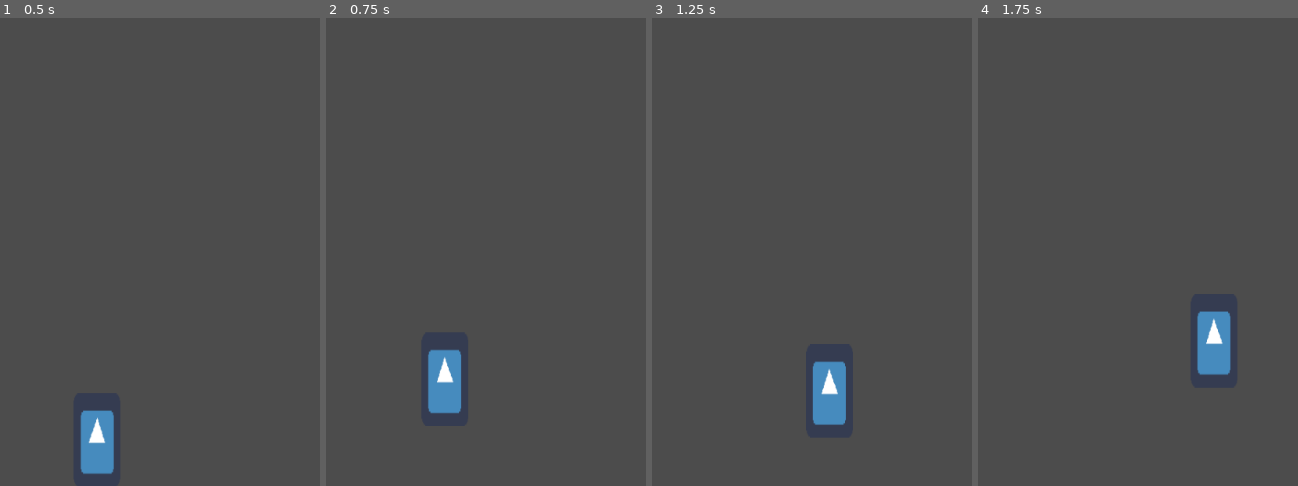
Above: before the commit, frames 1-4 (left to right).
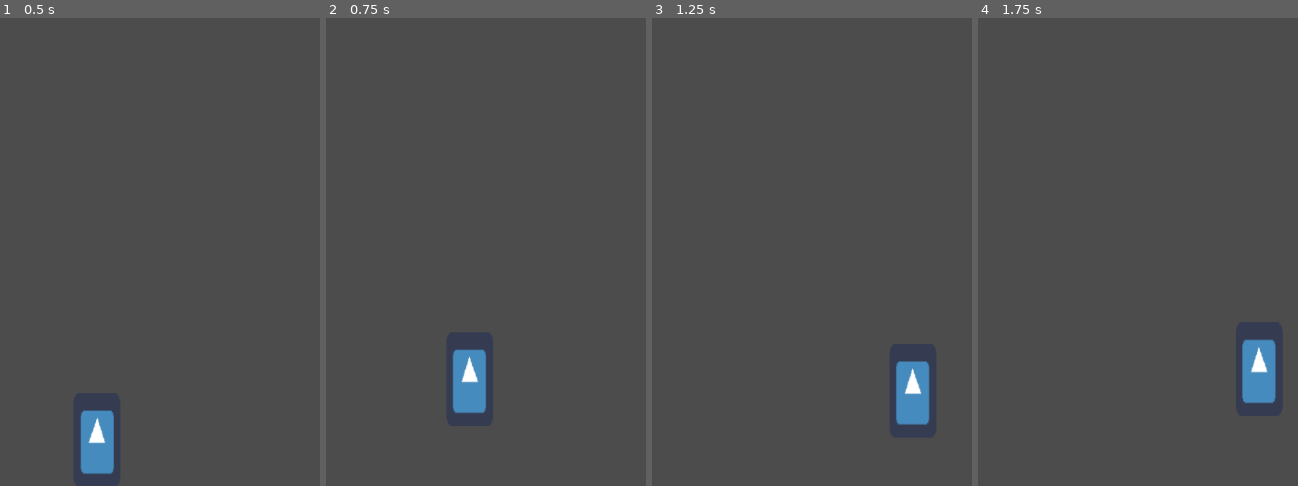
Above: after the commit, the same moments.

Repository: Luxxdev/GameJamPlus
Game: Godot game, scene res://Scenes/TestScene.tscn
Two runs of this game, one before a commit and one after it. Both use one fixed random seed, a clock stepped at 60 frames per second and the inputs below. The engine's default icon, where the game draws it, is replaced by a stand-in: a white triangle on a blue panel in a dark square.
Inputs:
- Up to frame 1 (0.5 s): no input
- Up to frame 2 (0.75 s): tap Enter at 0.5 s; hold Right (ui_right) from 0.53 s (still down); hold Space (Jump) from 0.53 s (still down)
- Up to frame 3 (1.25 s): keep holding Right (ui_right); keep holding Space (Jump)
- Up to frame 4 (1.75 s): keep holding Right (ui_right); release Space (Jump) at 1.28 s; tap Space (Jump) at 1.35, 1.52 s

Frame 1 is identical in both runs. In frame 2, 2.1% of the frame differs, in the area x 31-50%, y 70-85%; in frame 3, 2.8%; in frame 4, 2.9%, in the area x 68-94%, y 62-83%.

Commit message:
player improvements

Diff:
--- a/Objects/Player.tscn
+++ b/Objects/Player.tscn
@@ -1,7 +1,8 @@
 [gd_scene load_steps=7 format=2]
 
 [ext_resource path="res://icon.png" type="Texture" id=1]
-[ext_resource path="res://PlayerScript.gd" type="Script" id=2]
+[ext_resource path="res://Scripts/PlayerScript.gd" type="Script" id=2]
+
 
 [sub_resource type="CapsuleShape2D" id=1]
 
--- a/PlayerScript.gd
+++ b/Scripts/PlayerScript.gd
@@ -12,14 +12,18 @@
 var canPlay = true
 var inputEnabled = true
 var moveDir = Vector2(-1,0)
-var friction = true
+var noMovementInput = true
 var walking = false
 var acceleration = 75
 var maxSpeed = 150
 var canJump = true
 var justJumped = false
-var jumpHeight = -500
-var airAcceleration = 50
+var jumpHeight = 500
+#var airAcceleration = 50
+var currentCoyote = 0
+var maxCoyote = 0.2
+var jumpDirection = Vector2(0,-1)
+var wallDirection = 0
 onready var sprite = $Sprite
 onready var animPlayer = $AnimationPlayer
 onready var wallraycast = $WallRaycast
@@ -27,67 +31,100 @@
 onready var raycastSide2 = $WallRaycast/RayCastSides2
 onready var raycastUp = $RayCastUp
 
-func _physics_process(delta):
+func _physics_process(_delta):
 	#motion.y = min(motion.y+gravity, maxGravity)
-	if !canMove:
+	if !is_on_floor():
+		currentCoyote += _delta
+		if currentCoyote > maxCoyote:
+			canJump = false
+
+	moveDir = Vector2(0,0)
+#	if !canMove:
+#		if is_on_floor():
+#			animPlayer.play("Idle")
+#		else:
+#			animPlayer.play("Fall")
+	if Input.is_action_pressed("ui_right") and inputEnabled:
+		moveDir.x = 1
+		move()
+	elif Input.is_action_pressed("ui_left") and inputEnabled:
+		moveDir.x = -1
+		move()
+	if Input.is_action_pressed("ui_up") and _check_is_valid_wall() and inputEnabled:
+		moveDir.y = -1
+#		moveDir.x = 0
+		move()
+	elif Input.is_action_pressed("ui_down") and _check_is_valid_wall() and inputEnabled:
+		moveDir.y = 1
+#		moveDir.x = 0
+		move()
+
+	if moveDir == Vector2(0,0):
 		if is_on_floor():
 			animPlayer.play("Idle")
 		else:
 			animPlayer.play("Fall")
 
-	elif Input.is_action_pressed("ui_right") and inputEnabled:
-		moveDir.x = 1
-		move()
-	elif Input.is_action_pressed("ui_left") and inputEnabled:
-		moveDir.x = -1
-		move()
-	elif Input.is_action_pressed("ui_up") and _check_is_valid_wall() and inputEnabled:
-		moveDir.y = -1
-		moveDir.x = 0
-		move()
-	elif Input.is_action_pressed("ui_down") and _check_is_valid_wall() and inputEnabled:
-		moveDir.y = 1
-		moveDir.x = 0
-		move()
-	else:
-		animPlayer.play("Idle")
-		friction = true
+		noMovementInput = true
 		walking = false
+#		elif _check_is_valid_wall():
+#			animPlayer.play("IdleWall")
 
-	if Input.is_action_pressed("Jump") and inputEnabled:
-		Jump()
 
 	if _check_is_valid_wall() or raycastUp.is_colliding():
 		canJump = true
-		if !walking:
-			motion.y = 0
-		#motion.y += 0
+		currentCoyote = 0
+		if moveDir.y == -1:
+			if motion.y > 0:
+				motion.y = 0
+		elif moveDir.y == 1:
+			if motion.y < 0:
+				motion.y = 0
+		elif moveDir.x != 0:
+			if motion.y < 0:
+				motion.y = 0
+			if motion.y > 0:
+				motion.y = 0
+		else:
+			if motion.y > 0:
+				motion.y -= gravity
+			elif motion.y < 0:
+				motion.y += gravity
 	else:
 		motion.y += gravity
 		sprite.flip_v = false
 
+	if Input.is_action_just_pressed("Jump") and inputEnabled:
+		Jump()
+
 	if is_on_floor() or raycastUp.is_colliding():
 		canJump = true
+		currentCoyote = 0
 		sprite.flip_v = false
-		if (friction):
+		if (moveDir.x == 0):
 			motion.x = lerp(motion.x, 0, 0.2)
+		if raycastUp.is_colliding():
+			jumpDirection.y = 0.5
+	else:
+		jumpDirection.y = -1
 
-	if _check_is_valid_wall() and friction:
+
+	if _check_is_valid_wall() and noMovementInput:
 		motion.y = lerp(motion.y, 0, 0.2)
 	motion = move_and_slide(motion, UP)
 
 func move():
 #	if invertControls:
 #		move_dir *= -1
-	if moveDir.x > 0:
+	if moveDir.x > 0 and motion.x < maxSpeed:
 		motion.x = min(motion.x+acceleration, maxSpeed)
 		sprite.flip_h = true
 		animPlayer.play("Run")
-	elif moveDir.x < 0:
+	elif moveDir.x < 0 and motion.x > -maxSpeed:
 		motion.x = max(motion.x-acceleration, -maxSpeed)
 		sprite.flip_h = false
 		animPlayer.play("Run")
-	elif moveDir.y > 0:
+	if moveDir.y > 0:
 		motion.y = min(motion.y+acceleration, maxSpeed)
 		animPlayer.play("Climb")
 		#rodar o player na parede? 90º
@@ -97,17 +134,24 @@
 		sprite.flip_v = false
 		animPlayer.play("Climb")
 		# rodar -90º?
-	friction = false
+	noMovementInput = false
 	walking = true
 
 func Jump():
 	if canJump:
-		motion.y = jumpHeight
-		if _check_is_valid_wall() && walking:
-			motion.x = maxSpeed*15*(moveDir.x)
+		if _check_is_valid_wall():
+			print(wallDirection)
+			jumpDirection.x = wallDirection
+			motion.x = maxSpeed*3*(jumpDirection.x)
+		else:
+			jumpDirection.x = moveDir.x * 2
+			motion.x = maxSpeed*(jumpDirection.x)
+			print(jumpDirection.x)
+
+		motion.y = jumpDirection.y * jumpHeight
 		#$JumpSound.play()
 		canJump = false
-		acceleration = airAcceleration
+#		acceleration = airAcceleration
 #		justJumped = true
 #		yield(get_tree().create_timer(maxCoyoteTime), "timeout")
 #		justJumped = false
@@ -115,7 +159,12 @@
 func _check_is_valid_wall():
 	for raycasts in wallraycast.get_children():
 		if raycasts.is_colliding():
+			if raycasts.get_collision_point().x > global_position.x:
+				wallDirection = -1
+			elif raycasts.get_collision_point().x < global_position.x:
+				wallDirection = 1
 			return true
+	wallDirection = 0
 	return false
 
 #func play_animation(animation):
